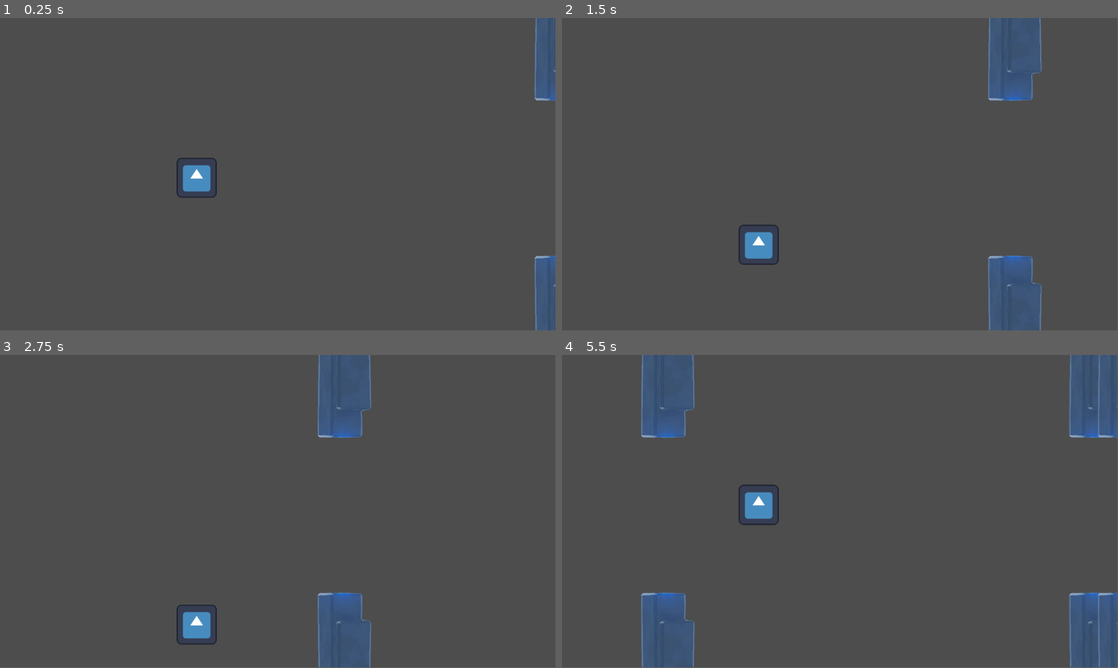
Above: before the commit, frames 1-4 (two rows, left to right).
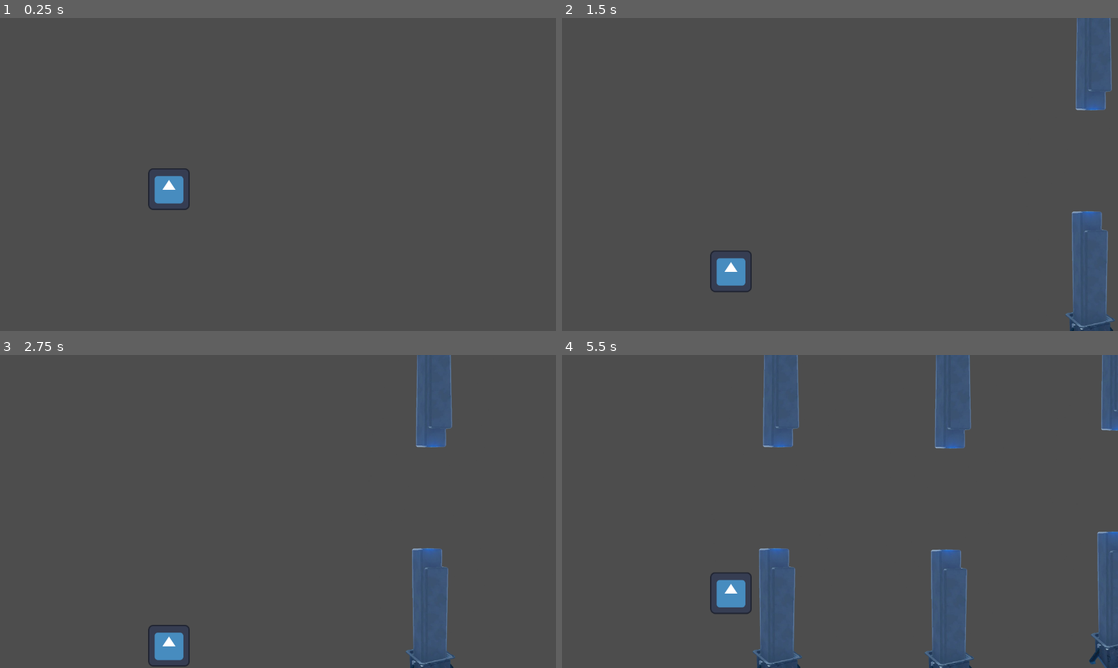
Above: after the commit, the same moments.

Repository: Juexis/FLPY-RISK
Game: Godot game, scene res://Scenes/game.tscn
The game is run twice, just before and just after one commit, with the same random seed, the same clock (stepped at 60 frames per second) and the same inputs. The engine's default icon, where the game draws it, is replaced by a stand-in: a white triangle on a blue panel in a dark square.
Inputs:
- Up to frame 1 (0.25 s): no input
- Up to frame 2 (1.5 s): tap Up (Jump) at 0.77 s
- Up to frame 3 (2.75 s): tap Up (Jump) at 1.52 s
- Up to frame 4 (5.5 s): tap Up (Jump) at 3.02, 3.77, 4.52 s
The window is 799x449 before the commit and 800x450 after it. Grey fills any space a smaller window leaves; there, only what the larger window draws over its background counts as a difference.

The runs differ from the first frame. In frame 1, 2.9% of the frame differs, in the area x 26-100%, y 0-100%; in frame 2, 9.9%; in frame 3, 9.9%; in frame 4, 18%, in the area x 14-100%, y 0-100%.

Commit message:
update scaling of all elements

Diff:
--- a/flpy-risk/Scenes/game.tscn
+++ b/flpy-risk/Scenes/game.tscn
@@ -1,51 +1,45 @@
-[gd_scene load_steps=7 format=3 uid="uid://d1auj7qh1bwac"]
+[gd_scene load_steps=6 format=3 uid="uid://d1auj7qh1bwac"]
 
 [ext_resource type="PackedScene" uid="uid://daeuixxg0cck5" path="res://Scenes/player.tscn" id="1_40o50"]
 [ext_resource type="PackedScene" uid="uid://xvjwsuej41fn" path="res://Scenes/game_manager.tscn" id="1_dmkdn"]
 [ext_resource type="PackedScene" uid="uid://bhobsptmkbr1" path="res://Scenes/mass_pillar.tscn" id="2_23l1n"]
 
 [sub_resource type="WorldBoundaryShape2D" id="WorldBoundaryShape2D_j28wh"]
+distance = 1.0
 
 [sub_resource type="Curve2D" id="Curve2D_5nlr7"]
 _data = {
-"points": PackedVector2Array(0, 0, 0, 0, 1765, 0, 0, 0, 0, 0, 1385, 0)
+"points": PackedVector2Array(0, 0, 0, 0, 1649, 5.13812, 0, 0, 0, 0, 1511, 6.16022, 0, 0, 0, 0, 1580, 5.13812, 0, 0, 0, 0, 1576, -140, 0, 0, 0, 0, 1585, 136.989, 0, 0, 0, 0, 1645, 129.834, 0, 0, 0, 0, 1525, 131.878, 0, 0, 0, 0, 1520, -129.779, 0, 0, 0, 0, 1631, -133.867, 0, 0, 0, 0, 1643, 112.459)
 }
-point_count = 2
-
-[sub_resource type="Curve2D" id="Curve2D_3n8ph"]
-_data = {
-"points": PackedVector2Array(0, 0, 0, 0, 1555, -77, 0, 0, 0, 0, 1551, 47)
-}
-point_count = 2
+point_count = 10
 
 [node name="Game" type="Node2D"]
 
 [node name="Game Manager" parent="." instance=ExtResource("1_dmkdn")]
 
 [node name="Player" parent="." instance=ExtResource("1_40o50")]
-position = Vector2(408, 303)
+position = Vector2(389, 365)
 
 [node name="Floor" type="StaticBody2D" parent="."]
 
 [node name="CollisionShape2D" type="CollisionShape2D" parent="Floor"]
-position = Vector2(500, 650)
+position = Vector2(43, 720)
 shape = SubResource("WorldBoundaryShape2D_j28wh")
 
 [node name="Pillars" parent="." instance=ExtResource("2_23l1n")]
-position = Vector2(1200, 0)
+position = Vector2(1487, -144)
 
 [node name="Timer" type="Timer" parent="."]
-wait_time = 2.0
+wait_time = 1.5
 autostart = true
 
-[node name="x" type="Path2D" parent="."]
+[node name="path" type="Path2D" parent="."]
+position = Vector2(87, -147.027)
+scale = Vector2(1, 0.978378)
 curve = SubResource("Curve2D_5nlr7")
 
-[node name="y" type="Path2D" parent="x"]
-curve = SubResource("Curve2D_3n8ph")
-
-[node name="PathFollow2D" type="PathFollow2D" parent="x"]
-position = Vector2(1765, 0)
-rotation = 3.14159
+[node name="PathFollow2D" type="PathFollow2D" parent="path"]
+position = Vector2(1649, 5.13812)
+rotation = 3.13419
 
 [connection signal="timeout" from="Timer" to="Game Manager" method="_on_timer_timeout"]
--- a/flpy-risk/Scenes/mass_pillar.tscn
+++ b/flpy-risk/Scenes/mass_pillar.tscn
@@ -4,12 +4,13 @@
 [ext_resource type="Script" path="res://Scripts/mass_pillar.gd" id="1_6ugrq"]
 
 [sub_resource type="RectangleShape2D" id="RectangleShape2D_c1irm"]
-size = Vector2(17.0667, 18.8182)
+size = Vector2(0.9875, 3.90625)
 
 [sub_resource type="RectangleShape2D" id="RectangleShape2D_m635j"]
-size = Vector2(20, 15.059)
+size = Vector2(8.33333, 3.53333)
 
 [node name="RigidBody2D" type="RigidBody2D"]
+position = Vector2(1, -21)
 gravity_scale = 0.0
 lock_rotation = true
 freeze = true
@@ -17,34 +18,36 @@
 script = ExtResource("1_6ugrq")
 
 [node name="bottom" type="Sprite2D" parent="."]
-position = Vector2(0, 675)
+position = Vector2(-9, 725)
+scale = Vector2(0.75, 0.75)
 texture = ExtResource("1_6srb4")
 flip_h = true
 
 [node name="bottom collision" type="CollisionShape2D" parent="."]
-position = Vector2(0, 675)
-scale = Vector2(5, 20)
+position = Vector2(-1.5, 755)
+scale = Vector2(80, 80)
 shape = SubResource("RectangleShape2D_c1irm")
 debug_color = Color(0.789702, 0.394617, 0.456688, 0.42)
 
 [node name="top" type="Sprite2D" parent="."]
-position = Vector2(0, -10)
+position = Vector2(0, 220)
 rotation = -3.14159
+scale = Vector2(0.75, 0.75)
 texture = ExtResource("1_6srb4")
 
 [node name="top collision" type="CollisionShape2D" parent="."]
-position = Vector2(0, -10)
-scale = Vector2(5, 20)
+position = Vector2(4.5, 190)
+scale = Vector2(80, 80)
 shape = SubResource("RectangleShape2D_c1irm")
 debug_color = Color(0.789702, 0.394617, 0.456688, 0.42)
 
 [node name="Area2D" type="Area2D" parent="."]
-position = Vector2(0, 325)
-scale = Vector2(1, 15)
+position = Vector2(-9, 751)
+scale = Vector2(2, 2)
 
 [node name="point line" type="CollisionShape2D" parent="Area2D"]
-position = Vector2(0, 0.211666)
-scale = Vector2(1, 1.3)
+position = Vector2(4.25, -139)
+scale = Vector2(1.5, 30)
 shape = SubResource("RectangleShape2D_m635j")
 debug_color = Color(0, 0.870588, 0.407843, 0.419608)
 
--- a/flpy-risk/Scenes/player.tscn
+++ b/flpy-risk/Scenes/player.tscn
@@ -9,9 +9,9 @@
 script = ExtResource("1_vlje5")
 
 [node name="Sprite2D" type="Sprite2D" parent="."]
-scale = Vector2(0.65, 0.65)
+scale = Vector2(0.75, 0.75)
 texture = ExtResource("1_or4n2")
 
 [node name="CollisionShape2D" type="CollisionShape2D" parent="."]
-scale = Vector2(4.5, 4.5)
+scale = Vector2(5, 5)
 shape = SubResource("CircleShape2D_u0iav")
--- a/flpy-risk/Scripts/gamemanager.gd
+++ b/flpy-risk/Scripts/gamemanager.gd
@@ -13,8 +13,9 @@
 
 func spawn_pillars():
 	var mass = preload("res://Scenes/mass_pillar.tscn").instantiate()
-	$"../x/PathFollow2D".progress_ratio = randf()
-	mass.global_position.x = $"../x/PathFollow2D".global_position.x
+	$"../path/PathFollow2D".progress_ratio = randf()
+	mass.global_position.x = $"../path/PathFollow2D".global_position.x
+	mass.global_position.y = $"../path/PathFollow2D".global_position.y
 	add_child(mass)
 
 func _on_timer_timeout() -> void:
--- a/flpy-risk/Scripts/player.gd
+++ b/flpy-risk/Scripts/player.gd
@@ -1,6 +1,6 @@
 extends CharacterBody2D
 
-const jumpPower = -520.0
+const jumpPower = -450
 
 
 func _physics_process(delta: float) -> void:
--- a/flpy-risk/project.godot
+++ b/flpy-risk/project.godot
@@ -19,6 +19,14 @@
 
 GameManager="*res://Scenes/game_manager.tscn"
 
+[display]
+
+window/size/viewport_width=1280
+window/size/viewport_height=720
+window/size/mode=3
+window/stretch/mode="viewport"
+window/stretch/aspect="expand"
+
 [input]
 
 Jump={
